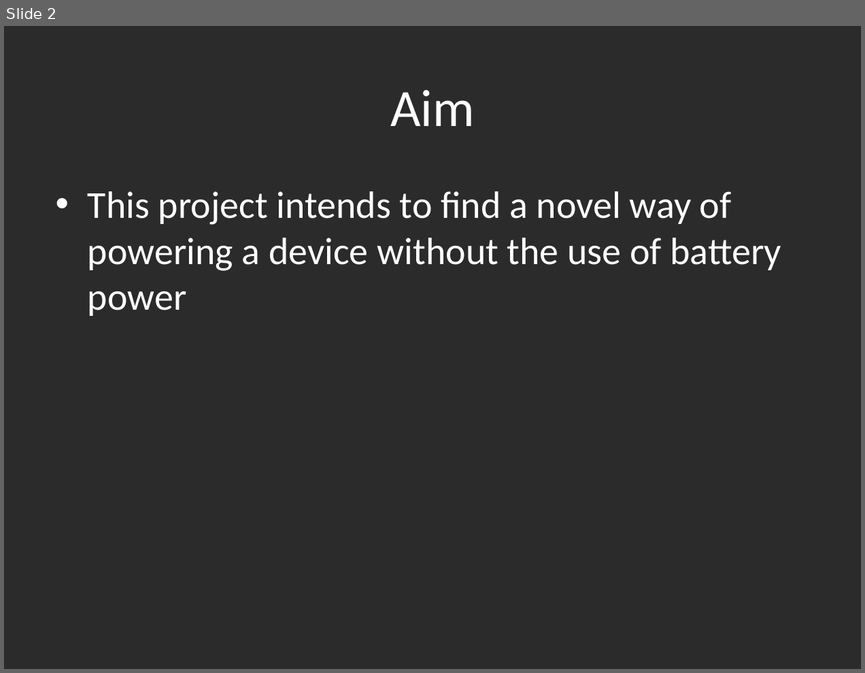
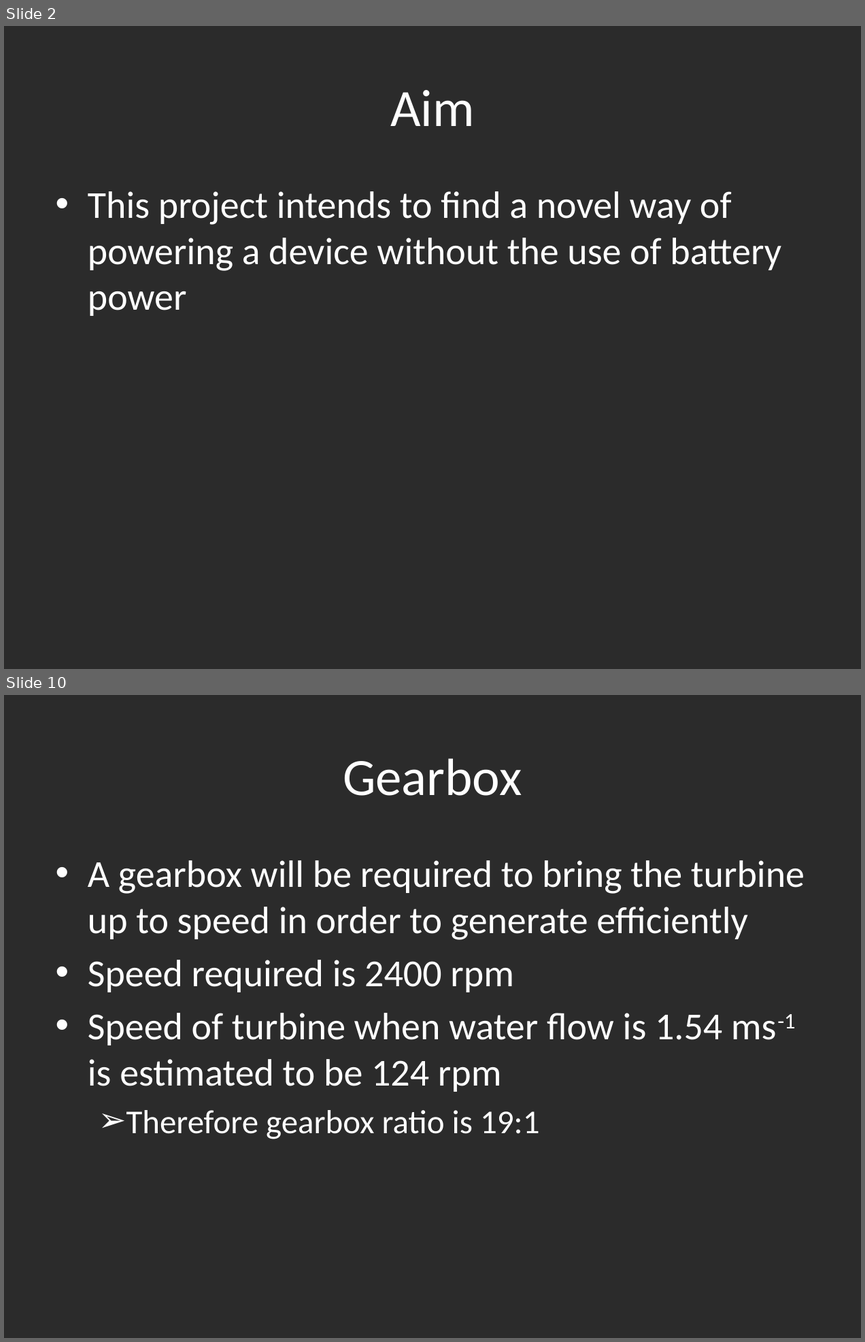
Before and after one commit to mickeyboss123/enel427, a slide deck: Powerpoint for Orals.pptx. Shown one above the other, each under a label of ours: slide 2 before the commit, slides 2 and 10 after it; the slides between them are not shown. The pictures are 865x673 and 865x1342 pixels, drawn with LibreOffice and Linux fonts; fonts in the diff are those of the drawing; background and template pictures are left out; a plain dark background stands for a picture behind light text. Boxes give left, top, right and bottom in pixels: in the first picture for what was removed or moved away, otherwise in the second. Text is boxed around its words. In the diff, an @@ line names an element or a change of style, - is before the commit and + after.

```diff
--- a/Powerpoint for Orals.pptx
+++ b/Powerpoint for Orals.pptx
@@ slide 10 added at <box>4,695,861,1338</box>, background picture (left out) @@
@@ title added at <box>343,758,521,796</box>, 44 pt, text #FFFFFF @@
+Gearbox
@@ text added at <box>88,860,804,1139</box>, 32 pt, text #FFFFFF @@
+• A gearbox will be required to bring the turbine up to speed in order to generate efficiently
+• Speed required is 2400 rpm
+• Speed of turbine when water flow is 1.54 ms-1 is estimated to be 124 rpm
+  ➢ Therefore gearbox ratio is 19:1
```
Also in this commit, not shown: 1 slide changed, 19 other slides added, 1 slide removed, 4 other files.
